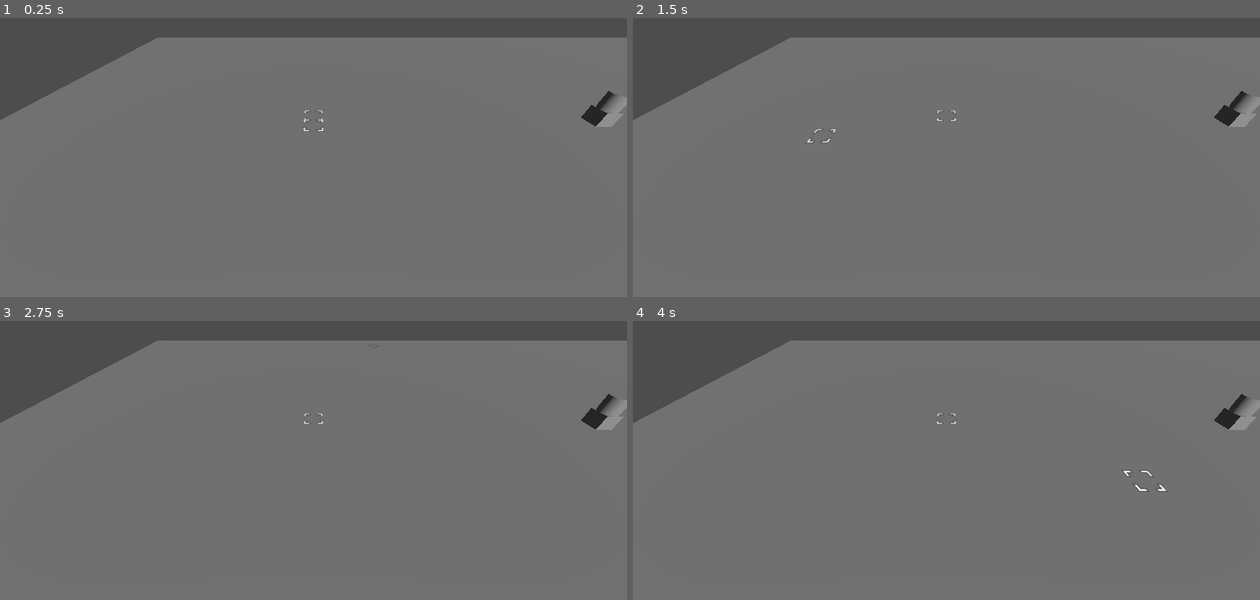
Above: before the commit, frames 1-4 (two rows, left to right).
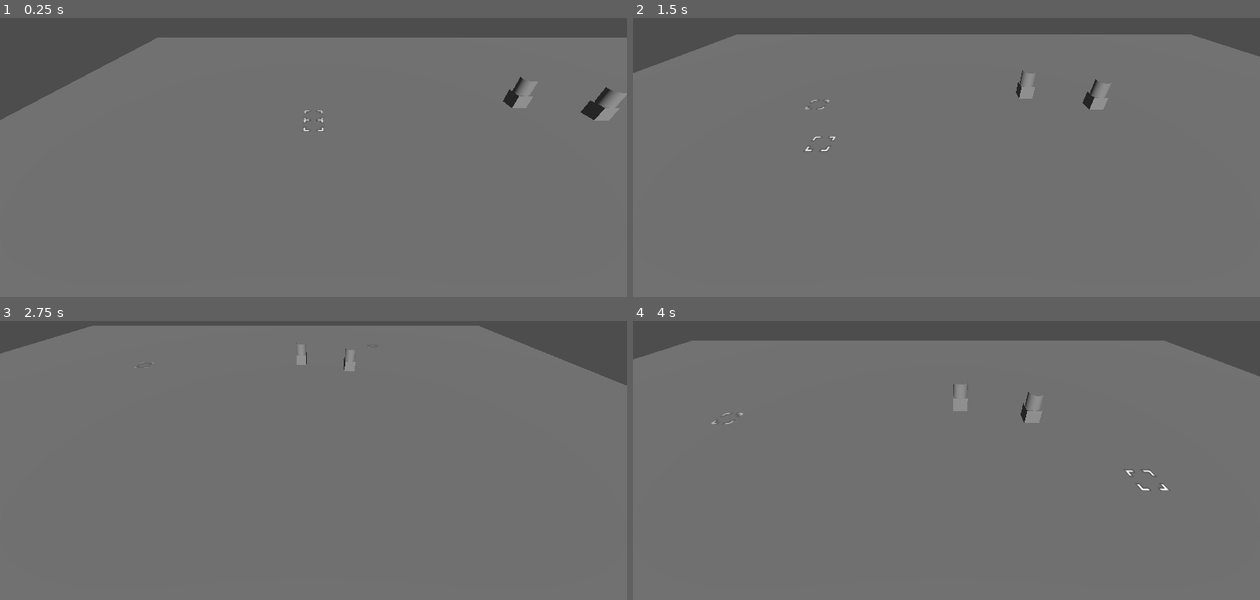
Above: after the commit, the same moments.

Repository: bragasap/gproject
Game: Godot game, scene res://node_3d.tscn
Same seed, same stepped clock (60 frames per second), same inputs: the game is played once before the commit and once after it.
Inputs (mouse positions are in pixels of both pictures, inside the frame that each line leads up to):
- Up to frame 1 (0.25 s): no input
- Up to frame 2 (1.5 s): tap Enter at 0.5 s; move the mouse to (1084, 104) at 0.52 s; hold Right (ui_right) 0.53-1.28 s; click (1084, 104) at 0.67 s; move the mouse to (821, 137) at 1.27 s; hold Down (ui_down) from 1.28 s (still down); click (821, 137) at 1.42 s
- Up to frame 3 (2.75 s): move the mouse to (376, 346) at 2.02 s; release Down (ui_down) at 2.03 s; hold Right (ui_right) from 2.03 s (still down); click (376, 346) at 2.17 s
- Up to frame 4 (4 s): move the mouse to (915, 493) at 2.77 s; release Right (ui_right) at 2.78 s; hold Up (ui_up) 2.78-3.53 s; click (915, 493) at 2.92 s; move the mouse to (1134, 477) at 3.52 s; hold Left (ui_left) from 3.53 s (still down); click (1134, 477) at 3.67 s

The runs differ from the first frame. In frame 1, 0.7% of the frame differs, in the area x 80-100%, y 21-40%; in frame 2, 4.9%; in frame 3, 9.3%, in the area x 0-100%, y 1-40%; in frame 4, 5.4%.

Commit message:
basic obj avoid

Diff:
--- a/basicgen.gd
+++ b/basicgen.gd
@@ -28,7 +28,7 @@
 			var tile = ray.get_collider().get_parent()
 			#print("Hit object:", tile.name)
 			selector.get_node("Sprite3D").modulate = Color(1, 1, 1)
-			if Input.is_mouse_button_pressed(MOUSE_BUTTON_LEFT) and not previous_state and tile.name  == "Ore":
+			if Input.is_mouse_button_pressed(MOUSE_BUTTON_LEFT) and not previous_state and "Ore" in tile.name:
 				if(!tile.isClaimed()):
 					tile.claimMine()
 					cityLogic.addTile(tile)
--- a/node_3d.tscn
+++ b/node_3d.tscn
@@ -1,6 +1,7 @@
-[gd_scene load_steps=9 format=3 uid="uid://mgp02mkor0at"]
+[gd_scene load_steps=10 format=3 uid="uid://mgp02mkor0at"]
 
 [ext_resource type="Script" uid="uid://c3lkidldb5hoc" path="res://basicgen.gd" id="1_a202f"]
+[ext_resource type="Script" uid="uid://cb4eam8v584o8" path="res://camera_3d.gd" id="2_jka67"]
 [ext_resource type="Texture2D" uid="uid://cbk07cxgshg26" path="res://sprites/selector.png" id="2_noarx"]
 [ext_resource type="PackedScene" uid="uid://vo1vd610qrxs" path="res://orenode/ore.tscn" id="3_a0tk4"]
 [ext_resource type="Script" uid="uid://coh6uqa0u1lia" path="res://city_logic.gd" id="4_r3fl7"]
@@ -26,6 +27,7 @@
 
 [node name="Camera3D" type="Camera3D" parent="."]
 transform = Transform3D(1, 0, 0, 0, 0.81183904, 0.5838813, 0, -0.5838813, 0.81183904, 0, 8.206148, 12.002527)
+script = ExtResource("2_jka67")
 
 [node name="GridMap" type="GridMap" parent="."]
 cell_size = Vector3(1, 1, 1)
@@ -54,7 +56,7 @@
 transform = Transform3D(1, 0, 0, 0, 0.86741835, 0.4975796, 0, -0.4975796, 0.86741835, 0, 0, 0)
 
 [node name="Ore" parent="." instance=ExtResource("3_a0tk4")]
-transform = Transform3D(1, 0, 0, 0, 1, 0, 0, 0, 1, 18.235367, 0, 0)
+transform = Transform3D(1, 0, 0, 0, 1, 0, 0, 0, 1, 19.707275, -0.42544436, -1.2759256)
 
 [node name="NavigationRegion3D" type="NavigationRegion3D" parent="."]
 transform = Transform3D(2.2234015, 0, 0, 0, 1, 0, 0, 0, 2.1108918, 11.285923, -3.6063488, 0.005924225)
@@ -72,3 +74,6 @@
 
 [node name="cityLogic" type="Node3D" parent="."]
 script = ExtResource("4_r3fl7")
+
+[node name="Ore2" parent="." instance=ExtResource("3_a0tk4")]
+transform = Transform3D(1, 0, 0, 0, 1, 0, 0, 0, 1, 14.863405, -0.2384243, -2.5236444)
--- a/wagon/wagon.gd
+++ b/wagon/wagon.gd
@@ -51,7 +51,11 @@
 		var curLoc = global_transform.origin
 		var nextLoc = agent.get_next_path_position()
 		var newVel = (nextLoc-curLoc).normalized() * speed
-		velocity = newVel
+		#velocity = newVel
+		if agent.avoidance_enabled:
+			agent.set_velocity(newVel)
+		else:
+			_on_navigation_agent_3d_velocity_computed(newVel)
 		move_and_slide()
 		if position.distance_to(target.position) <= 2:
 			movement = false
@@ -64,3 +68,8 @@
 			if (!loading):
 				unloadWagon()
 				loading = true
+
+
+func _on_navigation_agent_3d_velocity_computed(safe_velocity: Vector3) -> void:
+	velocity = safe_velocity
+	pass # Replace with function body.
--- a/wagon/wagon.tscn
+++ b/wagon/wagon.tscn
@@ -27,3 +27,8 @@
 shape = SubResource("BoxShape3D_i2qh3")
 
 [node name="NavigationAgent3D" type="NavigationAgent3D" parent="."]
+avoidance_enabled = true
+radius = 1.0
+debug_enabled = true
+
+[connection signal="velocity_computed" from="NavigationAgent3D" to="." method="_on_navigation_agent_3d_velocity_computed"]
Not shown, added: camera_3d.gd.uid
